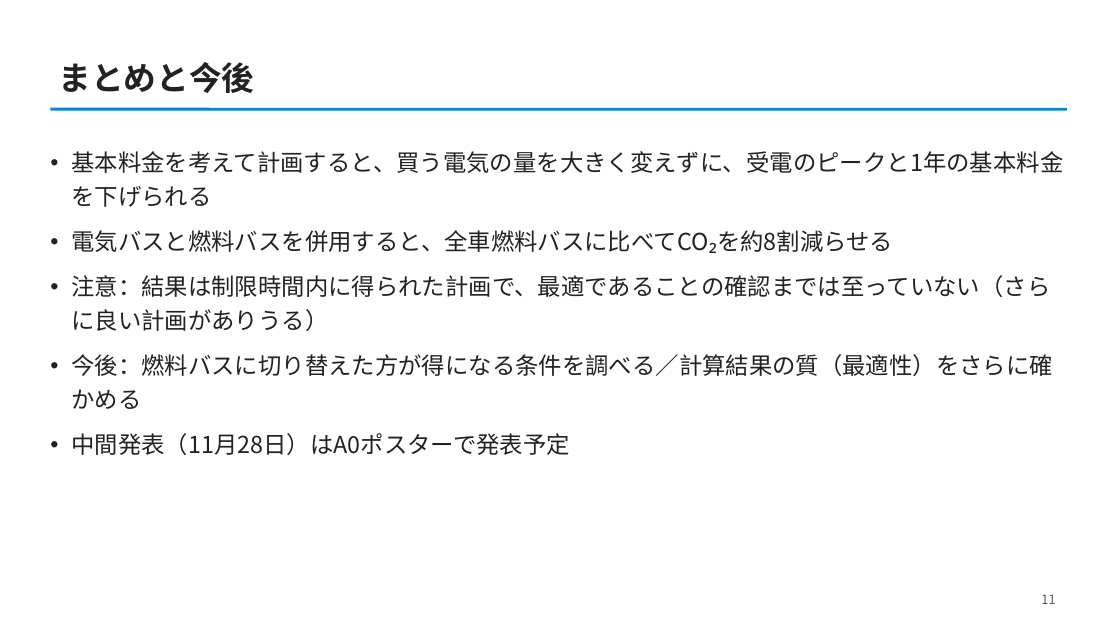
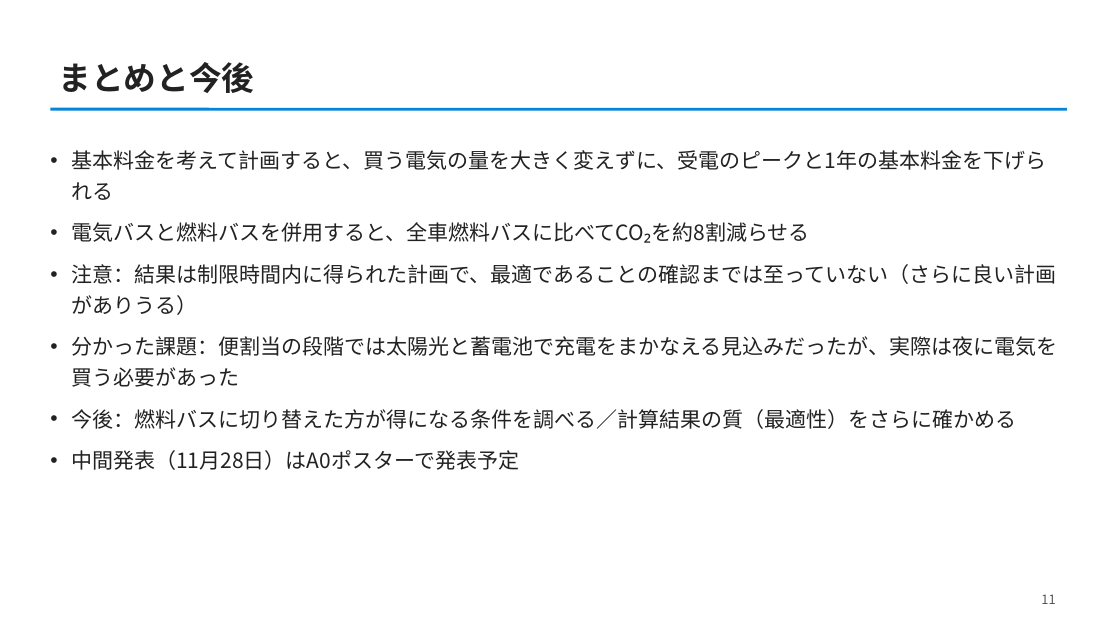
Before and after one commit to CYLIU2003/master-course, a slide deck: slide 11 of outcome/2026-10-22_lab_progress/lab_progress_20261022.pptx. Drawn at 1120x630 pixels with LibreOffice and Linux fonts; fonts in the diff are those of the drawing. Boxes give left, top, right and bottom in pixels: in the first picture for what was removed or moved away, otherwise in the second. Text is boxed around its words. In the diff, an @@ line names an element or a change of style, - is before the commit and + after.

```diff
--- a/outcome/2026-10-22_lab_progress/lab_progress_20261022.pptx
+++ b/outcome/2026-10-22_lab_progress/lab_progress_20261022.pptx
@@ text at [71,150,1056,470]: size 20 to 18 pt in "基本料金を考えて計画すると、買う電気の量を大きく変えずに、受電のピークと1年の基本料金を下げられる", "電気バスと燃料バスを併用すると、全車燃料バスに比べてCO₂を約8割減らせる", "注意：結果は制限時間内に得られた計画で、最適であることの確認までは至っていない（さらに良い計画がありうる）", "今後：燃料バスに切り替えた方が得になる条件を調べる／計算結果の質（最適性）をさらに確かめる" and 1 more places @@
@@ text at [71,336,1057,387]: paragraph added @@
+• 分かった課題：便割当の段階では太陽光と蓄電池で充電をまかなえる見込みだったが、実際は夜に電気を買う必要があった
```
Also in this commit, not shown: 2 other slides changed, 8 other files.
